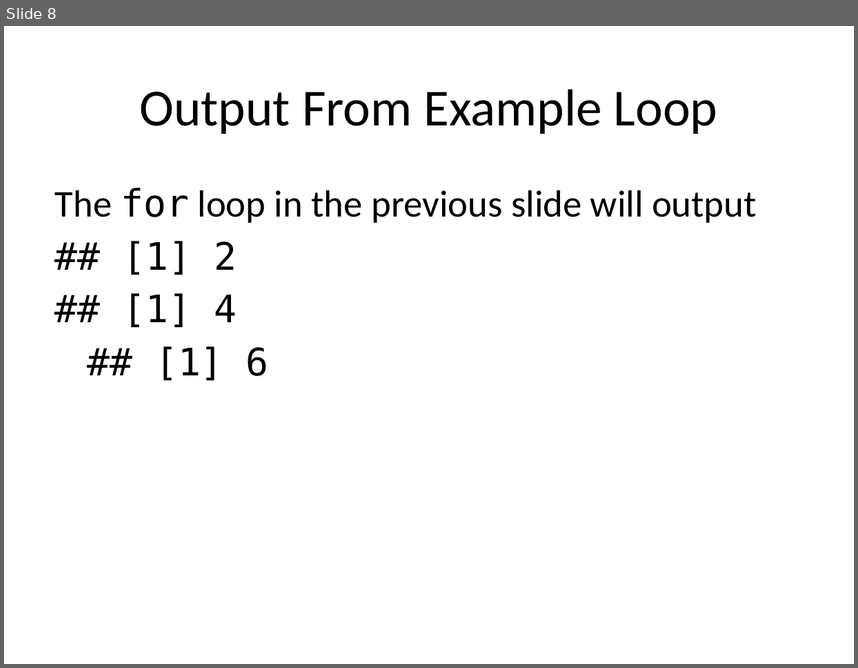
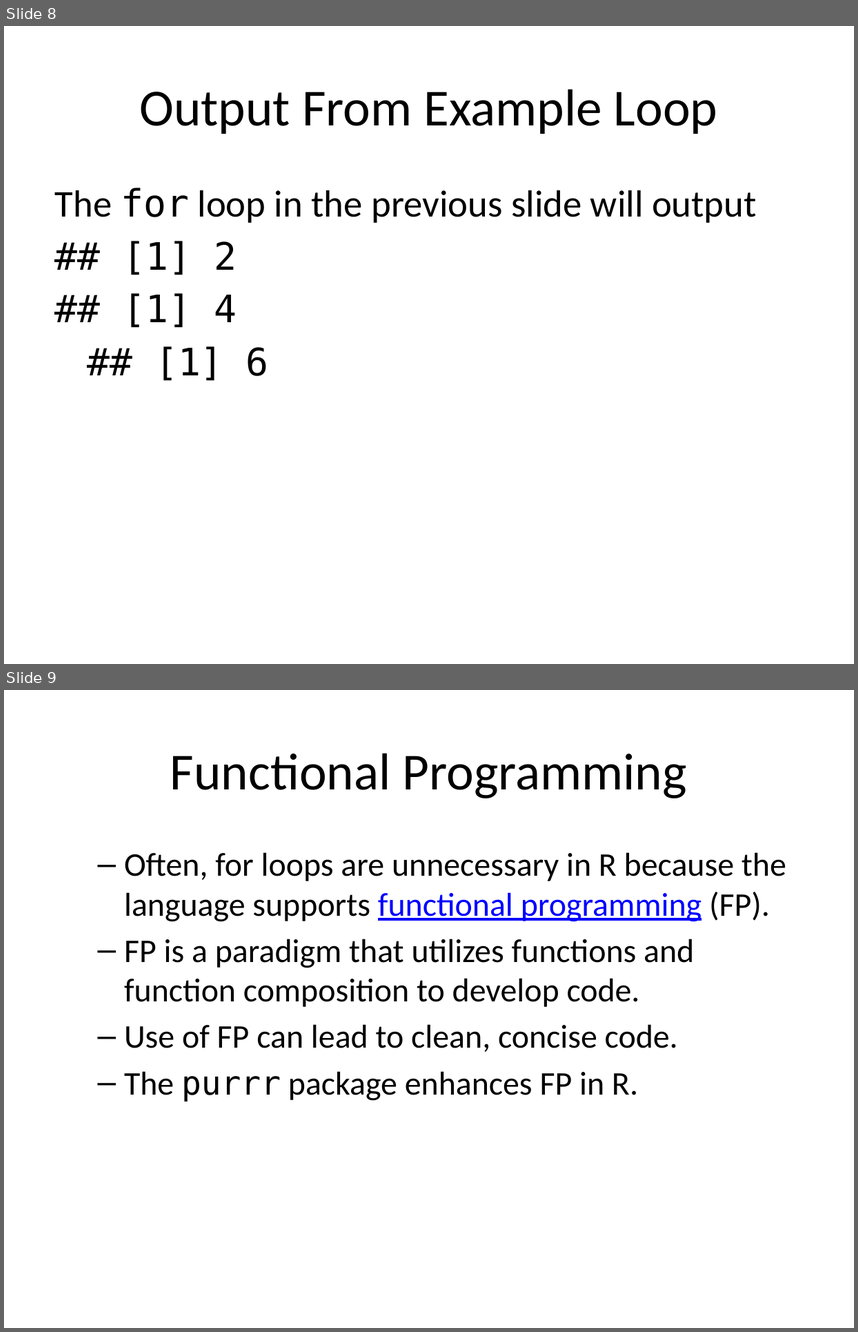
Before and after one commit to jmgraham30/SWBmodules, a slide deck: slides/iteration_with_purrr.pptx. Shown one above the other, each under a label of ours: slide 8 before the commit, slides 8 and 9 after it. The pictures are 858x668 and 858x1332 pixels, drawn with LibreOffice and Linux fonts; fonts in the diff are those of the drawing. Boxes give left, top, right and bottom in pixels: in the first picture for what was removed or moved away, otherwise in the second. Text is boxed around its words. In the diff, an @@ line names an element or a change of style, - is before the commit and + after.

```diff
--- a/slides/iteration_with_purrr.pptx
+++ b/slides/iteration_with_purrr.pptx
@@ slide 9 added at bbox=[4, 690, 854, 1328], background #FFFFFF @@
@@ title added at bbox=[170, 753, 687, 798], 44 pt, text #000000 @@
+Functional Programming
@@ text added at bbox=[124, 852, 786, 1101], 28 pt, text #000000 @@
+  – Often, for loops are unnecessary in R because the language supports functional programming (FP).
+  – FP is a paradigm that utilizes functions and function composition to develop code.
+  – Use of FP can lead to clean, concise code.
+  – The purrr package enhances FP in R.
```
Also in this commit, not shown: 1 slide changed, 4 other slides added, 2 slides removed, 1 other file.
